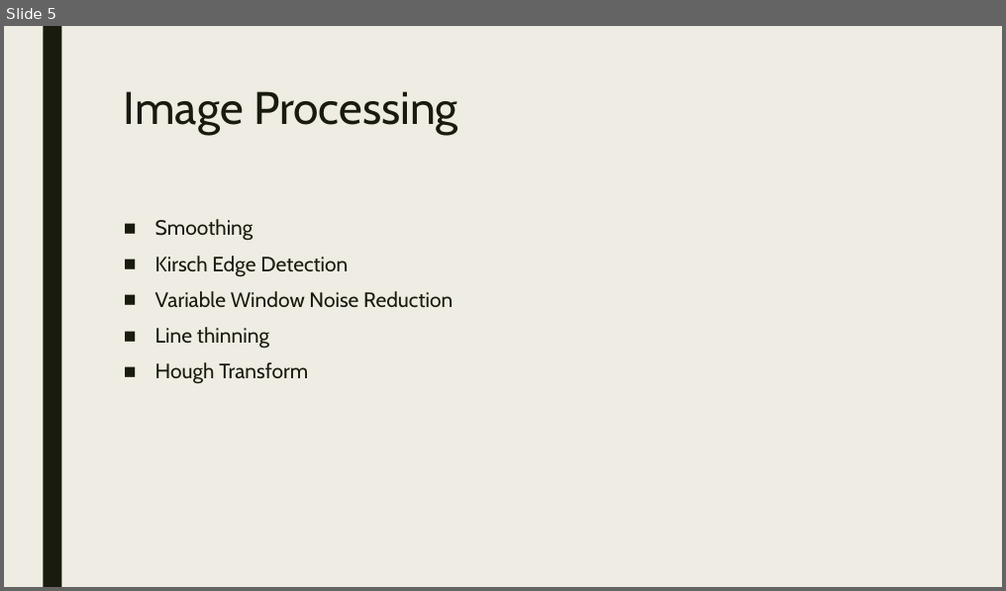
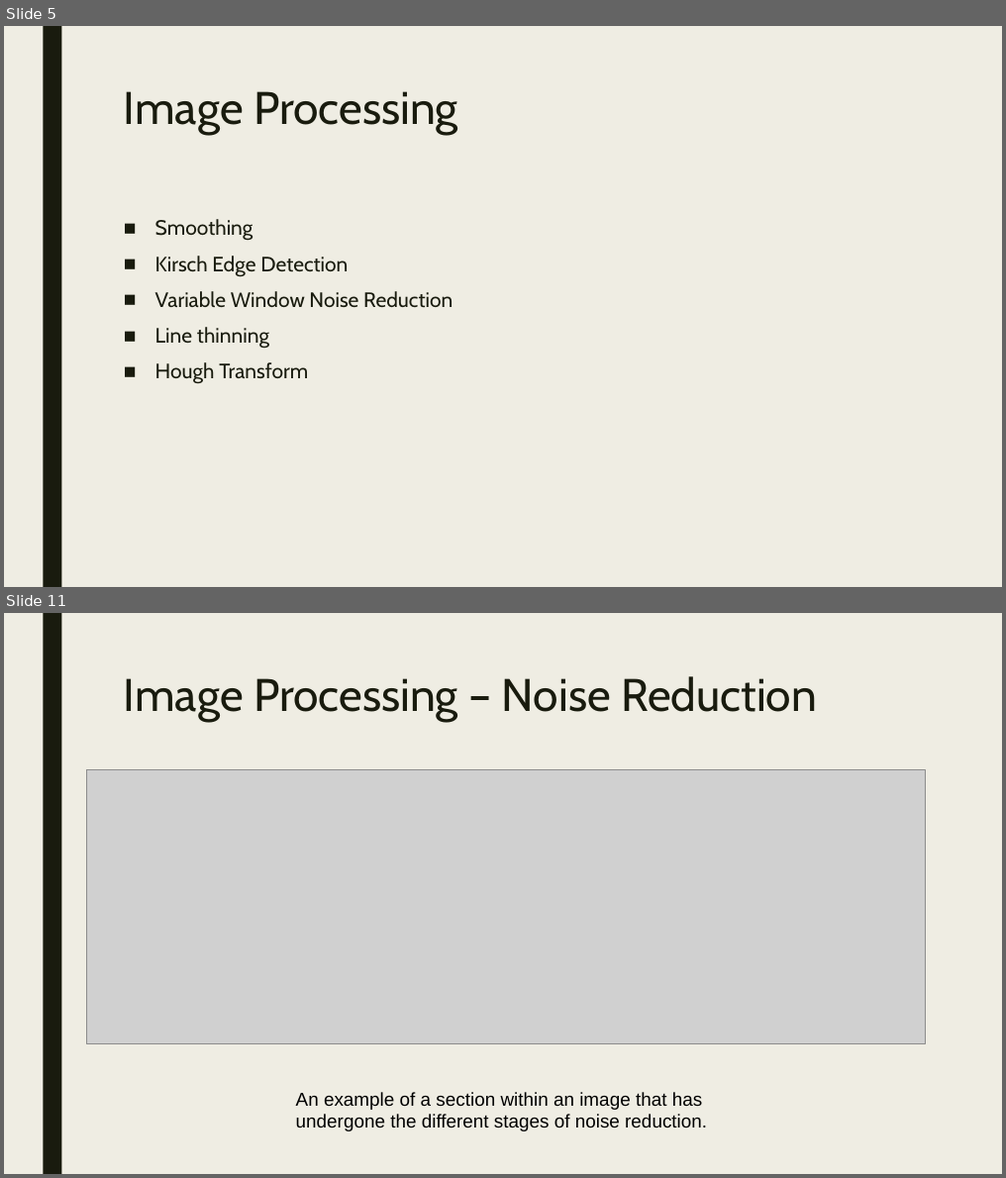
Before and after one commit to AndrewMorris-scsu/CSClassFiles, a slide deck: 334/ImagePresentation.odp. Shown one above the other, each under a label of ours: slide 5 before the commit, slides 5 and 11 after it; the slides between them are not shown. The pictures are 1006x591 and 1006x1178 pixels, drawn with LibreOffice and Linux fonts; fonts in the diff are those of the drawing; grey boxes stand for pictures. Boxes give left, top, right and bottom in pixels: in the first picture for what was removed or moved away, otherwise in the second. Text is boxed around its words. In the diff, an @@ line names an element or a change of style, - is before the commit and + after.

Commit message:
Image presentation for CSCI334

```diff
--- a/334/ImagePresentation.odp
+++ b/334/ImagePresentation.odp
@@ slide 11 added at [4, 613, 1002, 1174], background #EFEDE3; not listed: 1 template element that a slide beside it also shows @@
@@ title added at [124, 676, 817, 722], 44 pt, text #191B0E @@
+Image Processing – Noise Reduction
@@ picture added at [86, 770, 925, 1045] @@
@@ text added at [296, 1092, 707, 1132], 18 pt, text #000000 @@
+An example of a section within an image that has undergone the different stages of noise reduction.
```
Also in this commit, not shown: 9 slides changed, 5 other slides added.
